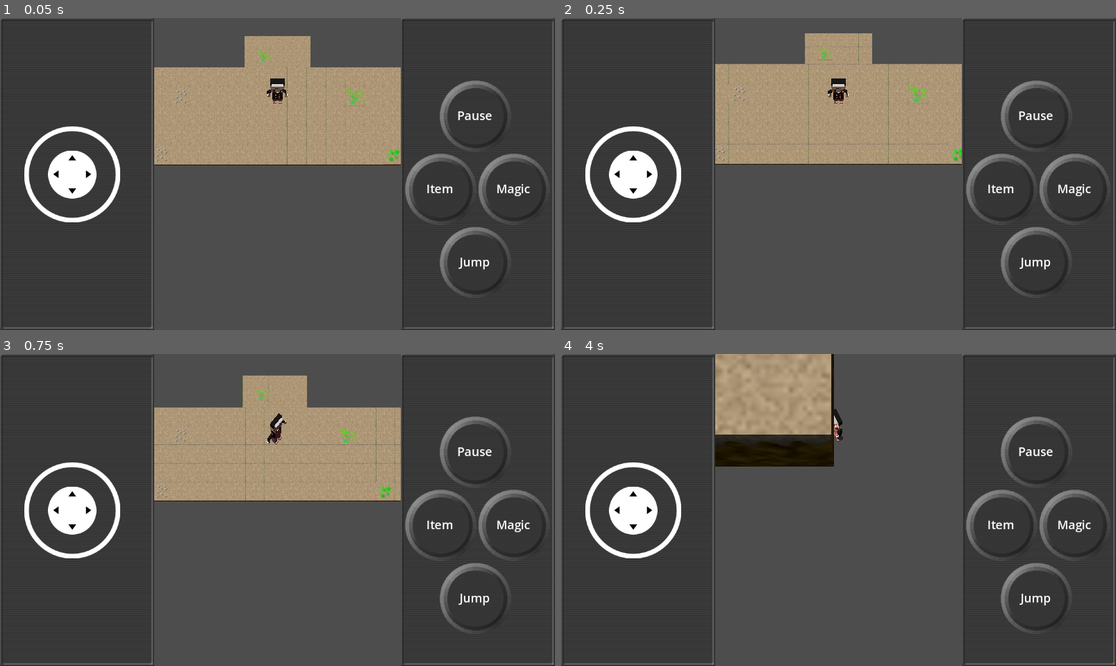
Above: before the commit, frames 1-4 (two rows, left to right).
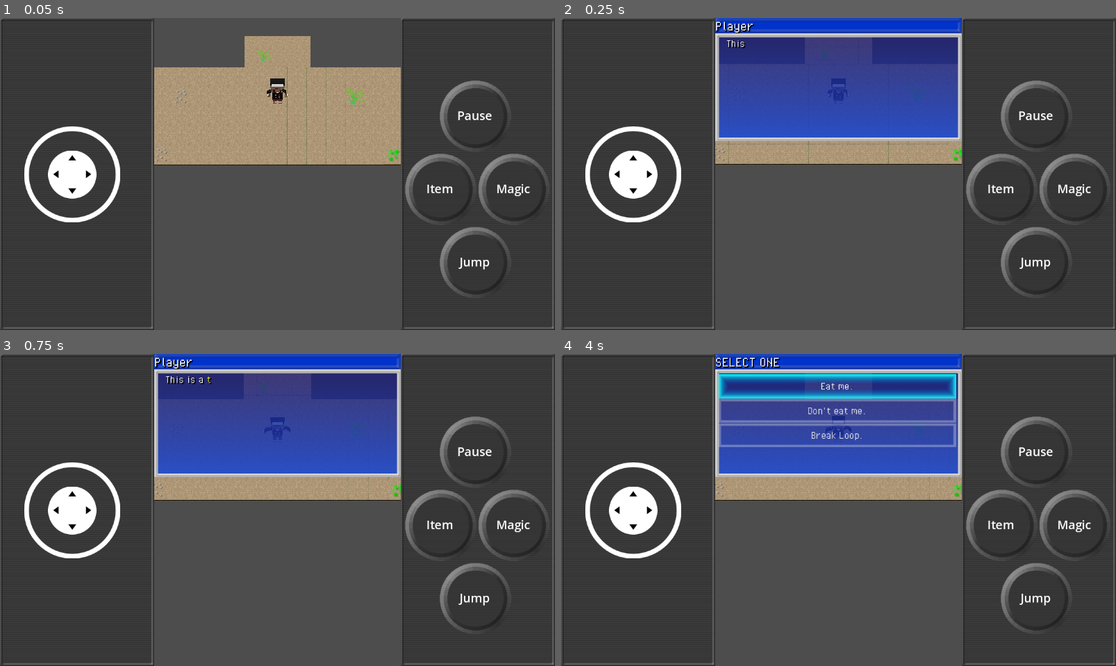
Above: after the commit, the same moments.

Repository: davididev/DavidiClanZappers
Game: Godot game, scene res://Scenes/Game1/TestScene.tscn
Two runs of this game, one before a commit and one after it. Both use one fixed random seed, a clock stepped at 60 frames per second and the inputs below. The project has no main scene, so this scene is started directly.
Inputs (mouse positions are in pixels of both pictures, inside the frame that each line leads up to):
- Up to frame 1 (0.05 s): no input
- Up to frame 2 (0.25 s): no input
- Up to frame 3 (0.75 s): move the mouse to (399, 494) at 0.52 s; hold Right (move_right) from 0.53 s (still down); hold Space (jump) from 0.53 s (still down); click (399, 494) at 0.67 s
- Up to frame 4 (4 s): release Right (move_right) at 1.25 s; release Space (jump) at 1.25 s; drag from (727, 525) to (810, 572) at 1.27 s; move the mouse to (894, 441) at 2.02 s; hold Right (move_right) 2.03-2.75 s; hold Space (jump) 2.03-2.75 s; drag from (810, 572) to (672, 463) at 2.77 s; move the mouse to (1005, 556) at 3.52 s; hold Left (move_left) from 3.53 s (still down); hold Space (jump) from 3.53 s (still down)

Frame 1 is identical in both runs. In frame 2, 18% of the frame differs, in the area x 27-73%, y 0-40%; in frame 3, 18%; in frame 4, 21%, in the area x 27-73%, y 0-47%.

Commit message:
Jump doesn't run in dialogue

Diff:
--- a/Scenes/Game1/temp.gd
+++ b/Scenes/Game1/temp.gd
@@ -4,9 +4,8 @@
 
 # Called when the node enters the scene tree for the first time.
 func _ready() -> void:
-	pass;
-	#await get_tree().create_timer(0.1).timeout;
-	#DialogueHandler.Instance.StartDialogue(TestDialogue);
+	await get_tree().create_timer(0.1).timeout;
+	DialogueHandler.Instance.StartDialogue(TestDialogue);
 
 
 # Called every frame. 'delta' is the elapsed time since the previous frame.
--- a/Scripts/Global/Player/boilerplate.gd
+++ b/Scripts/Global/Player/boilerplate.gd
@@ -58,7 +58,7 @@
 
 	if cc.is_on_floor() && gravity < 0.0:
 		gravity = 0.0;
-		if Input.is_action_just_pressed("jump"):
+		if Input.is_action_just_pressed("jump") && DialogueHandler.IsRunning == false:
 			gravity = 5.0;
 
 
